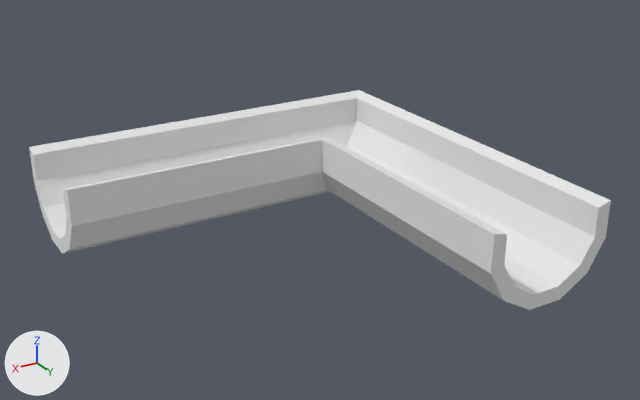
Renders of the glTF model assets/tuyauAngleVide.glb from each side of a commit.
Both versions are drawn from a 50 mm camera at (0.845, 1.401, 0.732) aimed at (0.087, 0.137, 0.1). The axes (+X, +Y, +Z) are drawn at lower left. The lights are the same throughout. Where no turn or scale is listed for an object, it has been applied to the vertices. Vertices at the same position are counted once.

Script lines for the objects in view, before the commit:
```python
me_mesh_0 = bpy.data.meshes.new('Mesh_0')
me_mesh_0.from_pydata(...)  # 78 vertices, 176 faces; spans x -0.125..0.625, y -0.25..0.5, z -0.125..0.033
me_mesh_0.materials.append(mat_material_0)  # its picture is missing
ob_tube = bpy.data.objects.new('tube', me_mesh_0)
ob_tube.location = (-0.125, 0.0, 0.125)
```
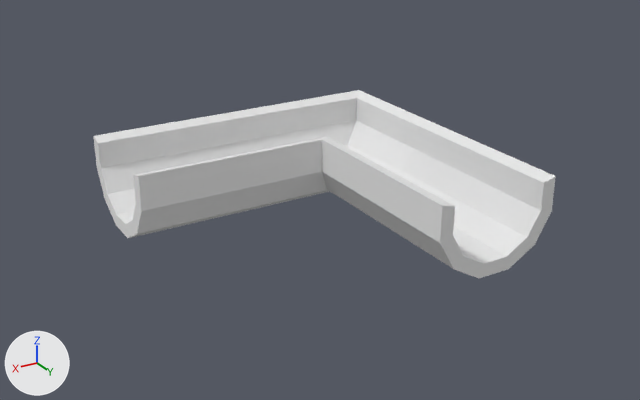
The newer file is also turned or shifted as a whole; pictures and numbers use the older file's frame.

What differs and where, as boxes (x1, y1, x2, y2) in the pictures (640 x 400 px; the box of a moved part takes in the faces that stretch with it):
'tube', reshaped (20% narrower, 14% shorter)
    before: (29, 90, 611, 310)
    after: (93, 90, 556, 278)
part 1 of me_mesh_0, moved or reshaped
    before: (29, 135, 611, 310)
    after: (93, 135, 556, 278)

Edits to the bpy script that builds the scene:
```text
Change me_mesh_0:
    used by ob_tube; location = (-0.125, 0.0, 0.125)
    remove me_mesh_0.from_pydata(...)  # 78 vertices, 176 faces; spans x -0.125..0.625, y -0.25..0.5, z -0.125..0.033
    add me_mesh_0.from_pydata(...)  # 76 vertices, 176 faces; spans x -0.125..0.5, y -0.25..0.375, z -0.125..0.033
    me_mesh_0 part 1
    4 vertices are removed from x 0.125..0.625, y 0.0, z -0.033..0.033
    17 faces are deleted
    16 vertices in x -0.125..0.125, y 0.5, z -0.125..0.033 move by (0.0, -0.125, 0.0)
    14 vertices in x 0.625, y -0.25..-0.027, z -0.125..0.033 move by (-0.125, 0.0, 0.0)
    2 vertices are added at (0.5, 0.0, -0.033), (0.5, 0.0, 0.033)
    17 new faces join them
```
